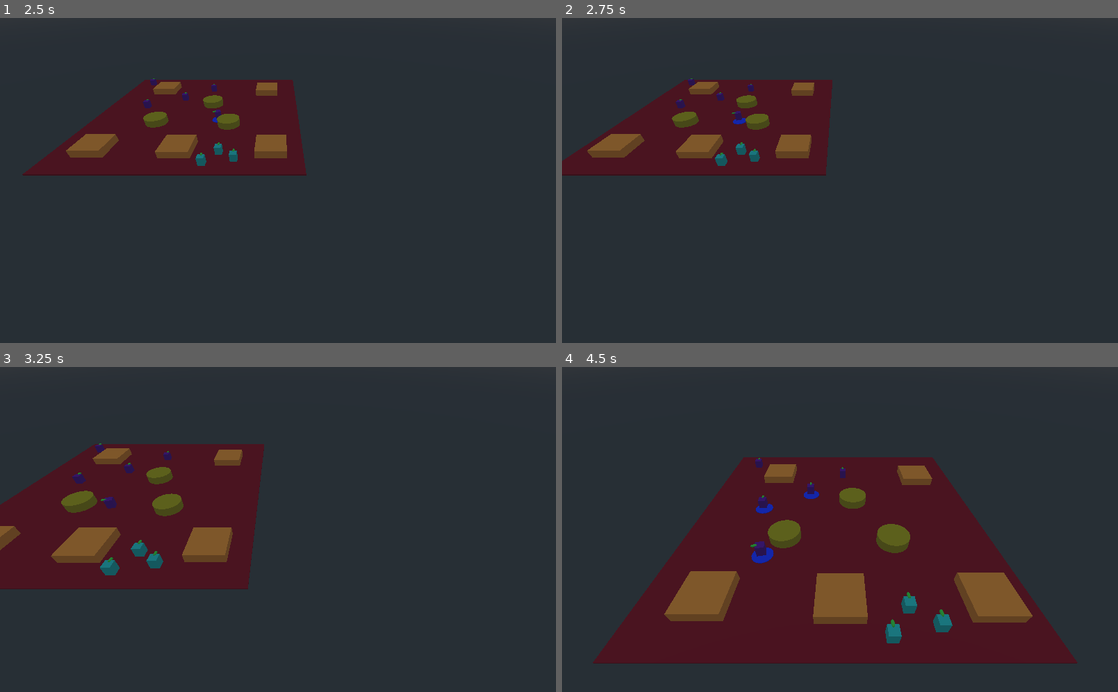
Above: before the commit, frames 1-4 (two rows, left to right).
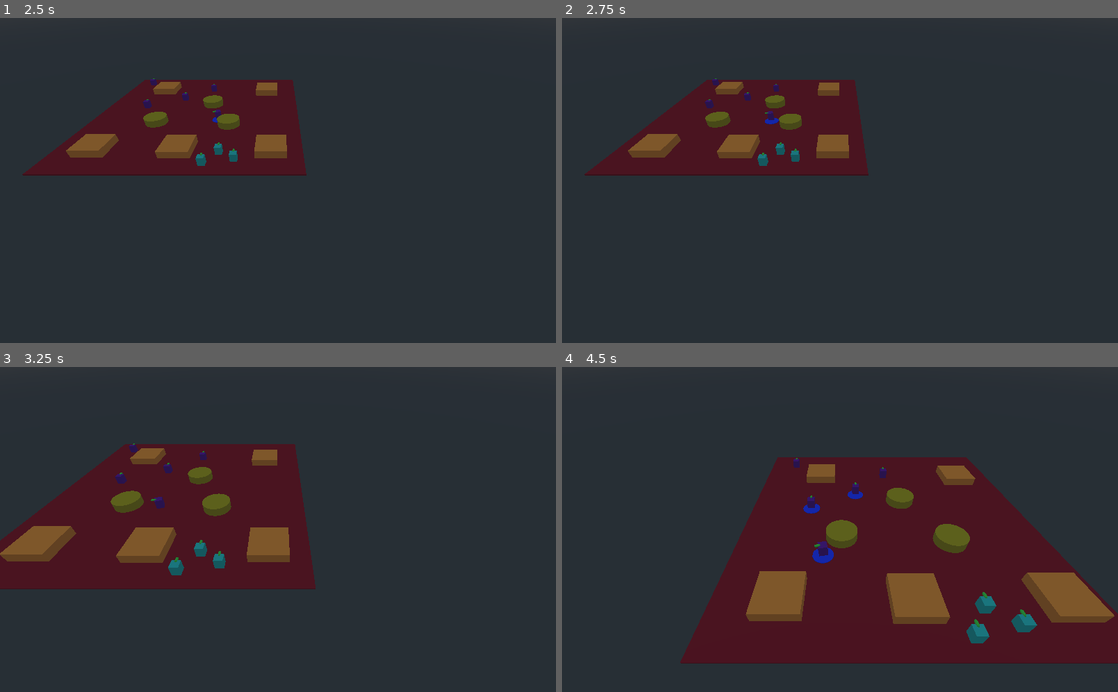
Above: after the commit, the same moments.

Repository: Ellord207/GodotShenanigans
Game: Godot game, scene res://World/TestWorld.tscn
Two runs of this game, one before a commit and one after it. Both use one fixed random seed, a clock stepped at 60 frames per second and the inputs below.
Inputs (mouse positions are in pixels of both pictures, inside the frame that each line leads up to):
- Up to frame 1 (2.5 s): move the mouse to (400, 164) at 0.52 s; press the mouse at (400, 164) at 0.53 s; hold Right 0.53-1.28 s; move the mouse to (166, 196) at 1.27 s; release the mouse at (166, 196) at 1.28 s; hold Down 1.28-2.03 s; right-click (166, 196) at 1.35 s; move the mouse to (333, 109) at 2.02 s; press the mouse at (333, 109) at 2.03 s; hold Right from 2.03 s (still down)
- Up to frame 2 (2.75 s): keep holding Right
- Up to frame 3 (3.25 s): move the mouse to (250, 594) at 2.77 s; release Right at 2.78 s; release the mouse at (250, 594) at 2.78 s; hold Up from 2.78 s (still down); right-click (250, 594) at 2.85 s
- Up to frame 4 (4.5 s): move the mouse to (1006, 578) at 3.52 s; release Up at 3.53 s; press the mouse at (1006, 578) at 3.53 s; hold Left from 3.53 s (still down); move the mouse to (673, 480) at 4.27 s; release the mouse at (673, 480) at 4.28 s; right-click (673, 480) at 4.35 s

Frame 1 is identical in both runs. In frame 2, 7.5% of the frame differs, in the area x 0-56%, y 18-49%; in frame 3, 12%; in frame 4, 24%, in the area x 5-100%, y 27-92%.

Commit message:
Limit camera movement distance

Diff:
--- a/World/CamControl.gd
+++ b/World/CamControl.gd
@@ -2,6 +2,10 @@
 
 const MOVE_MARGIN = 20;
 const CAMERA_SPEED = 30;
+const MAX_CAMERA_RIGHT_DISTANCE_X = 40;
+const MAX_CAMERA_LEFT_DISTANCE_X = -40;
+const MAX_CAMERA_TOP_DISTANCE_Z = 40;
+const MAX_CAMERA_BOTTOM_DISTANCE_Z = -40;
 
 const ray_length = 1000;
 onready var cam = $Camera;
@@ -10,6 +14,8 @@
 onready var selection_box = $SelectionBox
 var selected_units: Array = [];
 var start_sel_pos = Vector2();
+var currentCameraDistanceX = 0;
+var currentCameraDistanceZ = 0;
 
 func _process(delta: float) -> void:
 	var m_pos: Vector2 = get_viewport().get_mouse_position();
@@ -31,13 +37,22 @@
 	var v_size = get_viewport().size;
 	var move_vec = Vector3();
 	if m_pos.x < MOVE_MARGIN or Input.is_key_pressed(KEY_LEFT):
-		move_vec.x -= 1;
+		if (currentCameraDistanceX > MAX_CAMERA_LEFT_DISTANCE_X):
+			currentCameraDistanceX -= 1;
+			move_vec.x -= 1;
 	if m_pos.y < MOVE_MARGIN or Input.is_key_pressed(KEY_UP):
-		move_vec.z -= 1;
+		if (currentCameraDistanceZ > MAX_CAMERA_BOTTOM_DISTANCE_Z):
+			currentCameraDistanceZ -= 1;
+			move_vec.z -= 1;
 	if m_pos.x > v_size.x - MOVE_MARGIN or Input.is_key_pressed(KEY_RIGHT):
-		move_vec.x += 1;
+		if (currentCameraDistanceX < MAX_CAMERA_RIGHT_DISTANCE_X):
+			currentCameraDistanceX += 1;
+			move_vec.x += 1;
 	if m_pos.y > v_size.y - MOVE_MARGIN or Input.is_key_pressed(KEY_DOWN):
-		move_vec.z += 1;
+		if (currentCameraDistanceZ < MAX_CAMERA_TOP_DISTANCE_Z):
+			currentCameraDistanceZ += 1;
+			move_vec.z += 1;
+
 	move_vec = move_vec.rotated(Vector3(0, 1, 0), rotation_degrees.y);
 	global_translate(move_vec * delta * CAMERA_SPEED);
 
Not shown, added: Assets/SimpleHouse.escn.import
